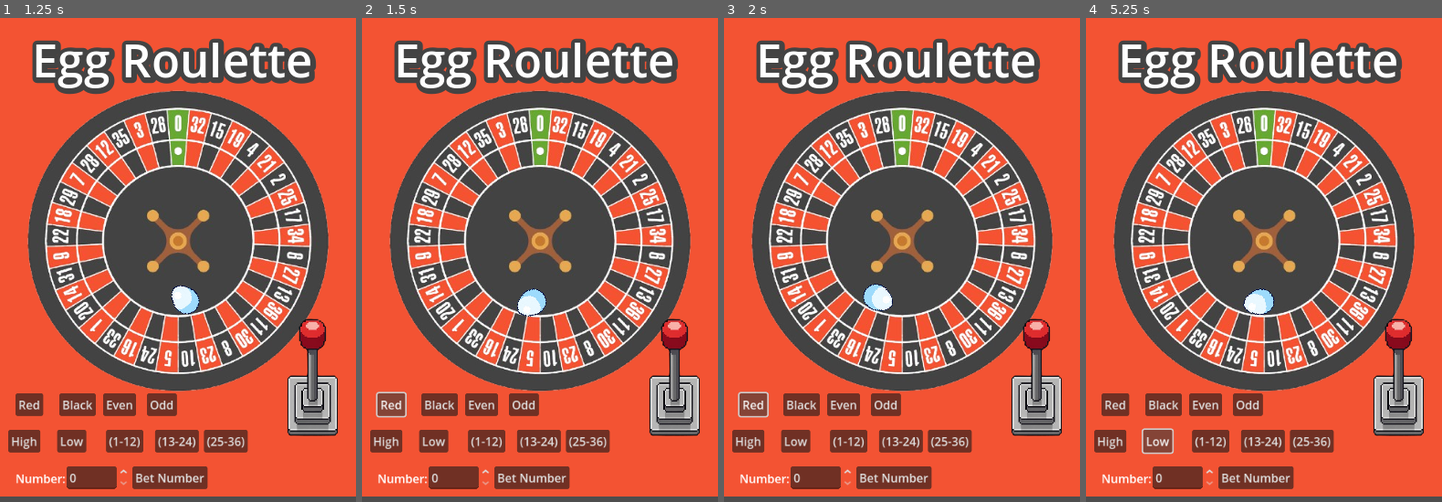
Above: before the commit, frames 1-4 (left to right).
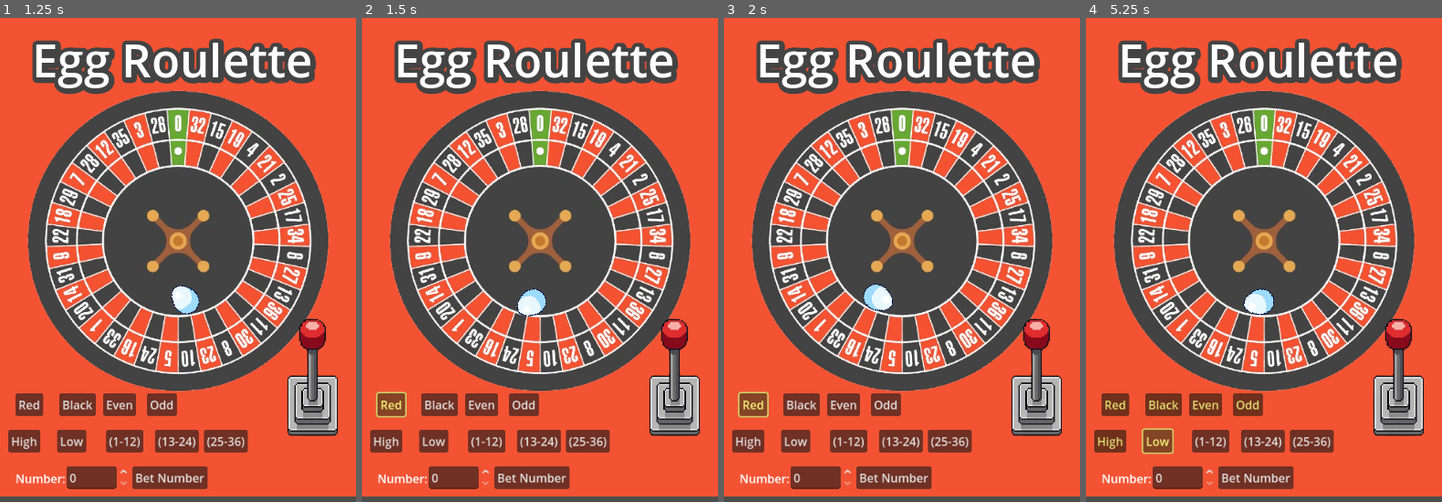
Above: after the commit, the same moments.

Repository: jose-valentin/GalloGamble
Game: Godot game, scene res://scene/MainScene.tscn
The game is run twice, just before and just after one commit, with the same random seed, the same clock (stepped at 60 frames per second) and the same inputs.
Inputs:
- Up to frame 1 (1.25 s): click "Egg Roulette" at 0.5 s
- Up to frame 2 (1.5 s): click "Red" at 1.25 s
- Up to frame 3 (2 s): no input
- Up to frame 4 (5.25 s): click "Black" at 2 s; click "Even" at 2.75 s; click "Odd" at 3.5 s; click "High" at 4.25 s; click "Low" at 5 s

Frame 1 is identical in both runs. In frame 2, 0.2% of the frame differs, in the area x 3-13%, y 77-83%; in frame 3, 0.2%; in frame 4, 0.6%, in the area x 3-49%, y 79-91%.

Commit message:
Roulette polish
Title scrambles when spinning

Bet buttons light up while selected

title displays what number the egg lands on and whether you won or lost

Betting on a single number no longer crashes

Diff:
--- a/scene/eggRoulette.tscn
+++ b/scene/eggRoulette.tscn
@@ -418,7 +418,7 @@
 [node name="Label" type="Label" parent="."]
 offset_left = 35.0
 offset_top = 10.0
-offset_right = 373.0
+offset_right = 345.0
 offset_bottom = 87.0
 text = "Egg Roulette"
 label_settings = SubResource("LabelSettings_nldu6")
--- a/scripts/roulette.gd
+++ b/scripts/roulette.gd
@@ -1,25 +1,39 @@
 extends Sprite2D
+@onready var spin_button_animator = get_node("../spinButton/spinButtonAnimator")
+@onready var status_label = get_node("/root/Node2D/Label")
+var started = false
+var result_finalized = false
+
 var overlapping_sensors := []
+var selected_bets = {}
+
 #var bets = { "red": false, "black": false, "even": false, "number": null }
-var bets = {
+var bets = { # "(1-12)", "(13-24)", "(25-36)"
 	"red": false,
 	"black": false,
 	"even": false,
 	"odd": false,
 	"high": false,
 	"low": false,
-	"dozen1": false,
-	"dozen2": false,
-	"dozen3": false,
+	"(1-12)": false,
+	"(13-24)": false,
+	"(25-36)": false,
 	"number": null
 }
 
 func _on_bet_button_pressed(bet_type):
 	bets[bet_type] = !bets[bet_type]  # Toggle the bet
 	print(bet_type.capitalize(), "bet is now", bets[bet_type])
+	var button = get_viewport().gui_get_focus_owner()
+	if selected_bets.has(bet_type):
+		selected_bets.erase(bet_type)
+		button.modulate = Color(1, 1, 1)  # Reset color to normal
+	else:
+		selected_bets[bet_type] = true
+		button.modulate = Color(1, 1, 0.5)  # Yellow-ish to show selection
 
 func _on_place_number_bet_pressed():
-	var num_selector = get_node("BettingPanel/NumberSelector")
+	var num_selector = get_node("/root/Node2D/betPanel/BettingPanel/NumberSelector")
 	bets["number"] = int(num_selector.value)
 	print("Betting on number:", bets["number"])
 
@@ -37,21 +51,98 @@
 var min_speed := 0.05
 
 func _process(delta):
+
 	if spinning:
+		status_label.text = scramble_text("EGG ROULETTE")
 		rotation += angular_velocity * delta
 		angular_velocity *= friction  # simpler decay formula
 		if angular_velocity <= min_speed:
 			angular_velocity = 0
 			spinning = false
+	if (angular_velocity <= min_speed) and started == true :
+		angular_velocity = 0
+		spinning = false
+
+			# Finalize and show result
+		_check_final_result()
+
+func scramble_text(base: String) -> String:
+	var allowed_chars = "Egg roulette".replace(" ", "").split("")  # Only letters from "Egg roulette"
+	var chars = base.split("")  # Turn base string into array of characters
+
+	for i in chars.size():
+		if randf() < 0.6 and chars[i] != " ":
+			var random_index = randi() % allowed_chars.size()
+			chars[i] = allowed_chars[random_index]
+
+	# Join characters back into a string, then limit to 12 characters
+	return "".join(chars).substr(0, "Egg roulette".length())
+
+
+func _check_final_result():
+	if overlapping_sensors.size() == 0:
+		status_label.text = "No result"
+		return
+
+	var egg_position = egg.global_position
+	var closest_index = -1
+	var closest_distance = INF
+
+	for index in overlapping_sensors:
+		var detector = get_node("numbdetector" + str(index))
+		var distance = egg_position.distance_to(detector.global_position)
+		if distance < closest_distance:
+			closest_distance = distance
+			closest_index = index
+
+	if closest_index != -1 and result_finalized == false:
+		var won = evaluate_bet_result(closest_index)
+		status_label.text = "You " + ("won!" if won else "lost!") + " (" + str(closest_index) + ")"
+		result_finalized = true  # Prevent changes until next spin
+
+func evaluate_bet_result(number: int) -> bool:
+	if bets["number"] != null and bets["number"] == number:
+		return true
+	if bets["even"] and number % 2 == 0:
+		return true
+	if bets["odd"] and number % 2 == 1:
+		return true
+	if bets["low"] and number >= 1 and number <= 18:
+		return true
+	if bets["high"] and number >= 19 and number <= 36:
+		return true
+	if bets["(1-12)"] and number >= 1 and number <= 12:
+		return true
+	if bets["(13-24)"] and number >= 13 and number <= 24:
+		return true
+	if bets["(25-36)"] and number >= 25 and number <= 36:
+		return true
+	if bets["red"] and is_red(number):
+		return true
+	if bets["black"] and is_black(number):
+		return true
+	return false
+
+func is_red(number: int) -> bool:
+	var red_numbers = [1,3,5,7,9,12,14,16,18,19,21,23,25,27,30,32,34,36]
+	return number in red_numbers
+
+func is_black(number: int) -> bool:
+	var black_numbers = [2,4,6,8,10,11,13,15,17,20,22,24,26,28,29,31,33,35]
+	return number in black_numbers
+
+
 func start_spin():
+	started = true
+	result_finalized = false  # Reset result when new spin starts
 	if spinning:
 		return  # don't restart mid-spin
 	spinning = true
 	angular_velocity = randf_range(8.0, 15.0)  # These values feel better with decay
 
-@onready var spin_button_animator = get_node("../spinButton/spinButtonAnimator")
 
 func _on_SpinButton_pressed():
+
 	if spinning:
 		return
 
@@ -140,9 +231,10 @@
 	place_number_bet.position = Vector2(170, y_offset)
 	place_number_bet.pressed.connect(_on_place_number_bet_pressed)
 	betting_panel.add_child(place_number_bet)
-
-
 	# High/Low Buttons, Dozens, Columns — Add similarly
+
+
+
 func _on_detector_body_entered(body: Node, index: int):
 	if body.name == "Egg":
 		if index not in overlapping_sensors:
@@ -156,9 +248,8 @@
 
 
 func _check_current_sensor():
-	if overlapping_sensors.size() == 0:
-		return
-
+	if overlapping_sensors.size() == 0 or result_finalized:
+		return  # Don't check anything if spin result is finalized
 
 	var egg_position = egg.global_position
 	var closest_index = -1
@@ -173,7 +264,7 @@
 
 	if closest_index != -1:
 		print("Egg is currently in sensor:", closest_index)
-		_check_bets(closest_index)
+		# _check_bets(closest_index) -- You can remove this or keep it for visuals, but NOT for status_label updates
 
 func _check_bets(number):
 	var is_red = [1,3,5,7,9,12,14,16,18,19,21,23,25,27,30,32,34,36].has(number)
@@ -192,12 +283,12 @@
 	if bets["high"] and number >= 19 and number <= 36:
 		print(" You won on High!")
 	if bets["low"] and number >= 1 and number <= 18:
-		print(" You won on Low!")
-	if bets["dozen1"] and number >= 1 and number <= 12:
+		print(" You won on Low!") # # "(1-12)", "(13-24)", "(25-36)"
+	if bets["(1-12)"] and number >= 1 and number <= 12:
 		print(" You won on Dozen 1!")
-	if bets["dozen2"] and number >= 13 and number <= 24:
+	if bets["(13-24)"] and number >= 13 and number <= 24:
 		print(" You won on Dozen 2!")
-	if bets["dozen3"] and number >= 25 and number <= 36:
+	if bets["(25-36)"] and number >= 25 and number <= 36:
 		print(" You won on Dozen 3!")
 	if bets["number"] != null and bets["number"] == number:
 		print(" You hit the exact number!")
